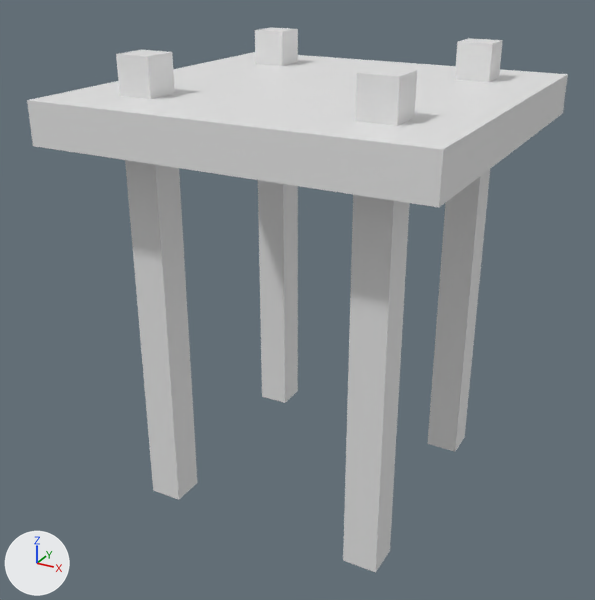
An edit to the Blender file Bogenturm.blend, drawn before and after from the same camera.
Camera for both pictures: a 50 mm camera at (6.32, -12.3, 9.6) aimed at (-0.26, -0.33, 3.62). The axes (+X, +Y, +Z) are drawn at lower left. The lights are the same throughout.

The first picture shows 'Plattform -col', 'Stützen -col'.
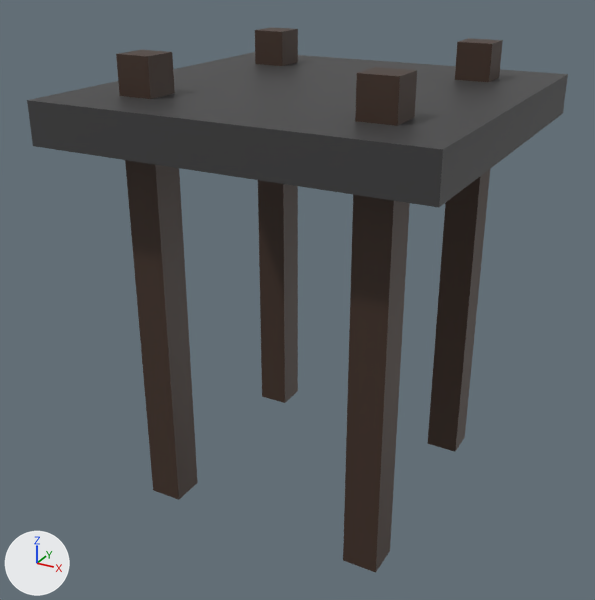
Where the change shows, as pixel boxes [x1, y1, x2, y2] in the pictures (595 x 600 px):
'Stützen -col', recoloured
    both: [116, 27, 503, 572]
'Plattform -col', recoloured (white to grey)
    both: [27, 52, 568, 207]

The change, as a list of edits to the scene's bpy script:
```text
Add mat_material_002:
    mat_material_002 = principled_material('Material.002')
    mat_material_002.base_color = (0.0475, 0.0473, 0.0486)  # black #3e3d3e
Add mat_material_001:
    mat_material_001 = principled_material('Material.001')
    mat_material_001.base_color = (0.0522, 0.028, 0.0182)  # brown #412f25
Change me_cube_002:
    where me_cube_002.from_pydata(...)  # 32 vertices, 24 faces; spans x -7.7..7.7, y -7.7..7.7, z 0.0..2.0
    add me_cube_002.materials.append(mat_material_001)  # brown #412f25
Change me_cube_003:
    where me_cube_003.from_pydata(...)  # 8 vertices, 6 faces; spans x -1.0..1.0, y -1.0..1.0, z -1.0..1.0
    add me_cube_003.materials.append(mat_material_002)  # black #3e3d3e
```
